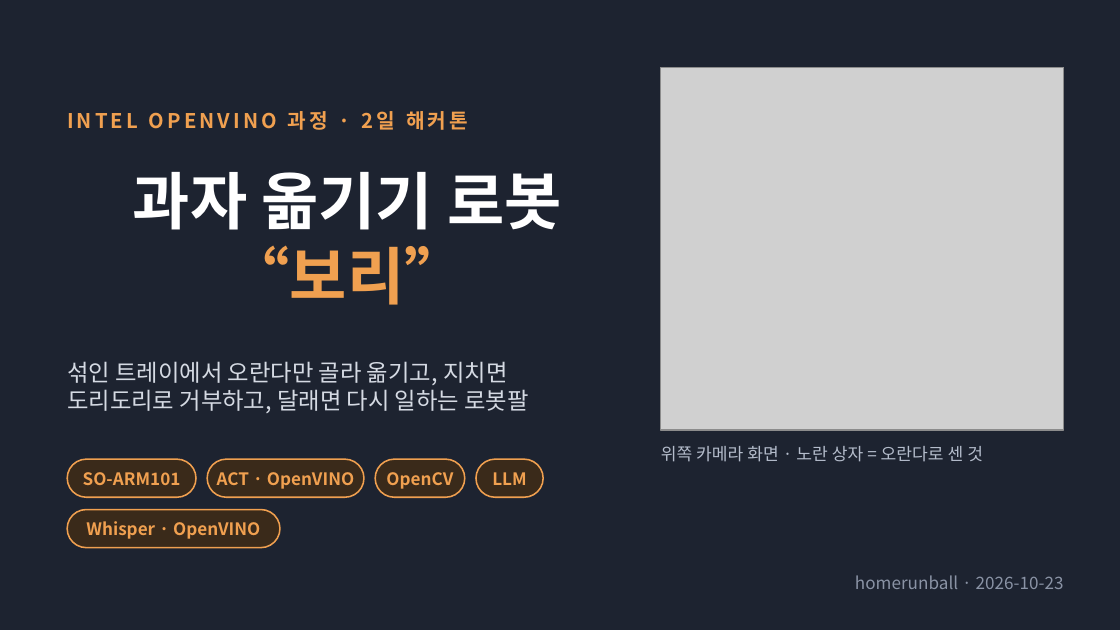
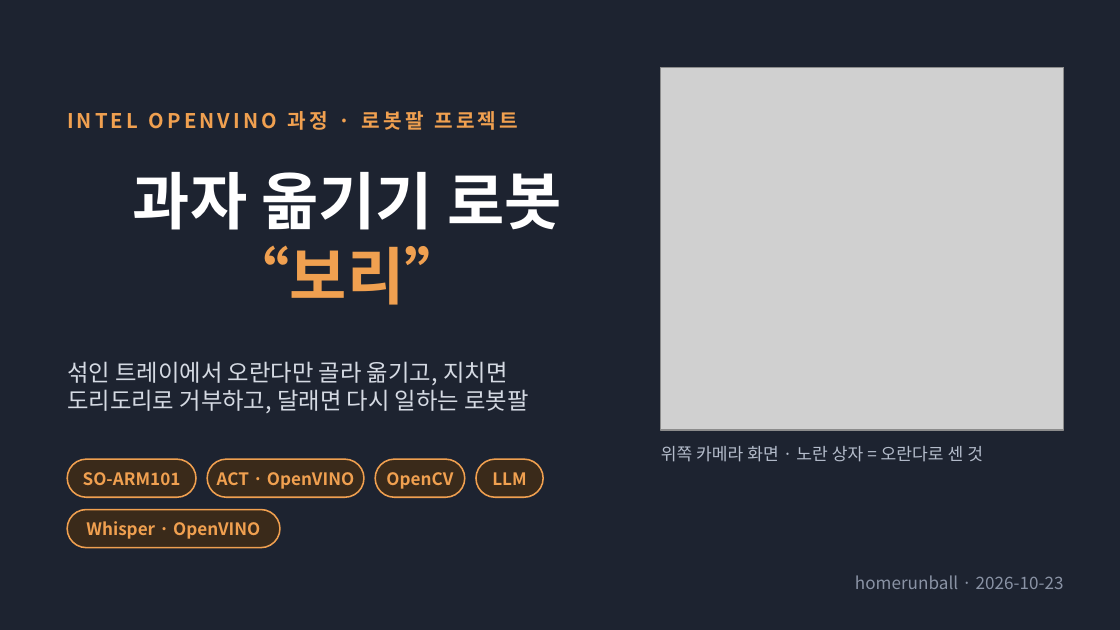
Before and after one commit to ttogle918/intel-openvino-homerunball, a slide deck: slide 1 of docs/slides.pptx. Drawn at 1120x630 pixels with LibreOffice and Linux fonts; fonts in the diff are those of the drawing; grey boxes stand for pictures. Boxes give left, top, right and bottom in pixels: in the first picture for what was removed or moved away, otherwise in the second. Text is boxed around its words. In the diff, an @@ line names an element or a change of style, - is before the commit and + after.

```diff
--- a/docs/slides.pptx
+++ b/docs/slides.pptx
@@ text at bbox=[67, 111, 518, 130]: text changed @@
-INTEL OPENVINO 과정 · 2일 해커톤
+INTEL OPENVINO 과정 · 로봇팔 프로젝트
```
Also in this commit, not shown: 10 other files.
